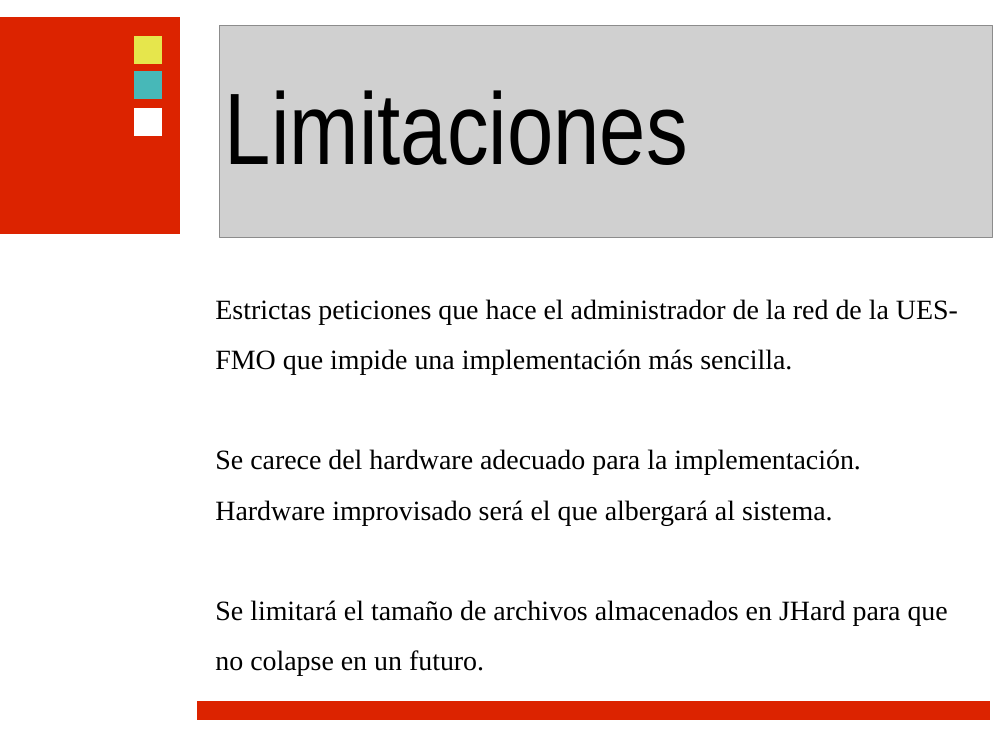
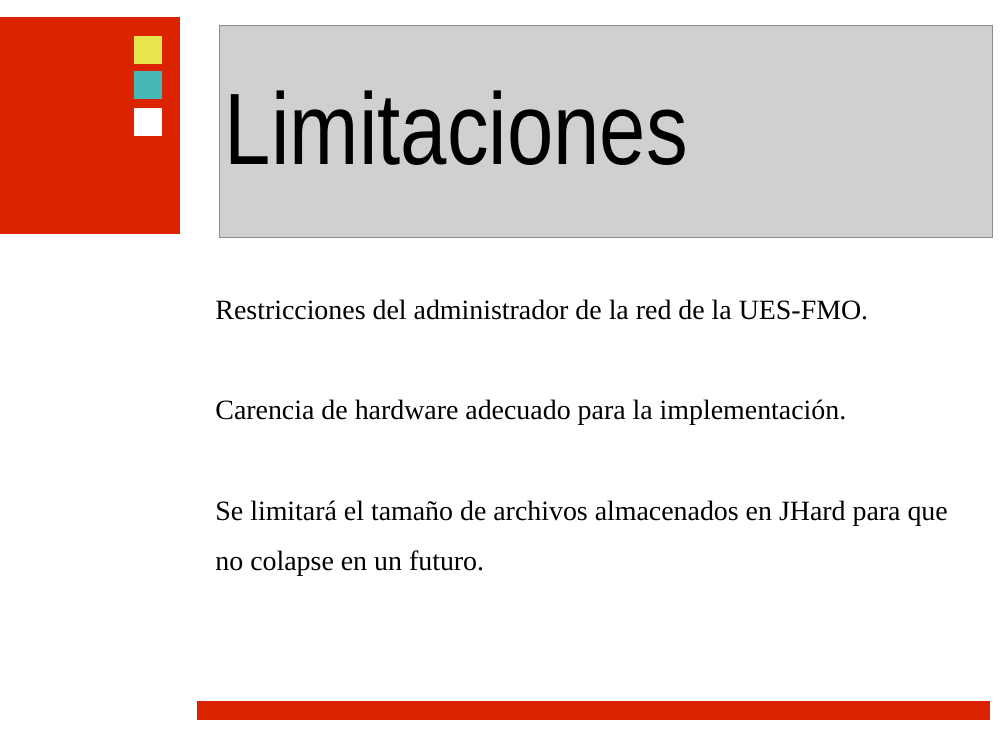
Before and after one commit to ramayac/jhard, a slide deck: slide 15 of presentaciones/primera defensa/jhard.odp. Drawn at 1008x756 pixels with LibreOffice and Linux fonts; fonts in the diff are those of the drawing; grey boxes stand for pictures; background and template pictures are left out. Boxes give left, top, right and bottom in pixels: in the first picture for what was removed or moved away, otherwise in the second. Text is boxed around its words. In the diff, an @@ line names an element or a change of style, - is before the commit and + after.

```diff
--- a/presentaciones/primera defensa/jhard.odp
+++ b/presentaciones/primera defensa/jhard.odp
@@ text at [215, 299, 868, 425]: text changed @@
-Estrictas peticiones que hace el administrador de la red de la UES-FMO que impide una implementación más sencilla.
-Se carece del hardware adecuado para la implementación. Hardware improvisado será el que albergará al sistema.
+Restricciones del administrador de la red de la UES-FMO.
+Carencia de hardware adecuado para la implementación.
```
Also in this commit, not shown: 10 other slides changed.
